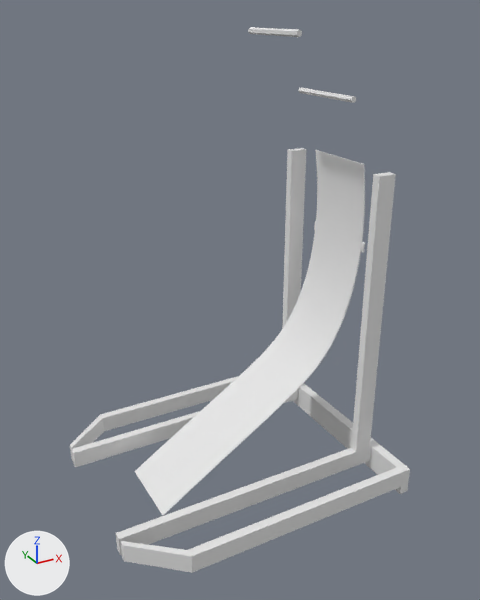
A saved change to the COLLADA model FlyWheel/Collision/CFrame.dae.
One viewpoint serves both versions: a 50 mm lens placed at (-8.9, -66.1, 9.8), pointed at (27.6, 0.1, -23.3). Every picture has the same lights, and +X, +Y and +Z are marked at lower left. Where no turn or scale is listed for an object, it has been applied to the vertices.

The first picture shows 'Cube', 'Flywheel Frame.001'.
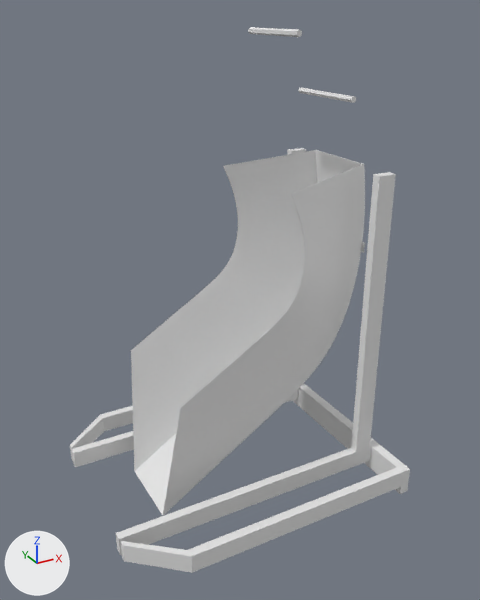
The change, as a list of edits to the scene's bpy script:
```text
Change me_flywheel_frame_001:
    used by ob_flywheel_frame_001; location = (0.0, 0.0, 0.0)
    remove me_flywheel_frame_001.from_pydata(...)  # 1027 vertices, 2062 faces; spans x 14.8..44.1, y -3.0..8.0, z -49.7..7.7
    add me_flywheel_frame_001.from_pydata(...)  # 1287 vertices, 2582 faces; spans x 14.8..44.1, y -5.6..10.6, z -49.7..7.7
    me_flywheel_frame_001 part 1: 130 vertices added at x 16.6..33.1, y -5.6, z -32.5..-9.0
    me_flywheel_frame_001 part 2: 130 vertices added at x 16.6..33.1, y 10.6, z -32.5..-9.0
```

Pixel boxes [x1, y1, x2, y2] of what changed, in the pictures (480 x 600 px):
'Flywheel Frame.001', reshaped
    before: [135, 27, 365, 515]
    after: [131, 27, 365, 515]
part 1 of me_flywheel_frame_001, added
    after: [163, 164, 365, 515]
part 2 of me_flywheel_frame_001, added
    after: [131, 150, 317, 471]
